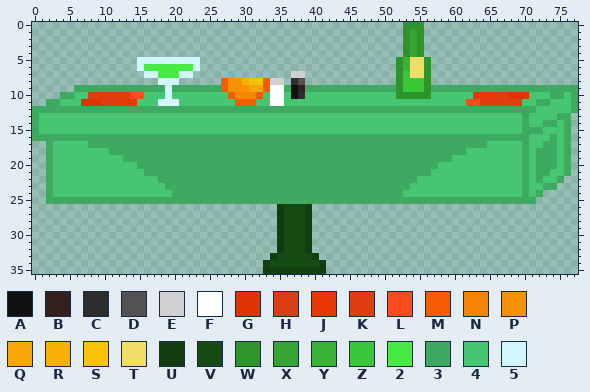
Edited in one commit: sprite sheet (src/images/table-green.png). That is the earlier state.
The file is 78x36 pixels. Colours within 5 levels of each other are drawn and written as one.
Palette (. is transparent): A #121111  B #352020  C #2e2d2d  D #535252  E #d0d0d0  F #fdffff  G #de3305  H #d93f16  J #e83808  K #e03d11  L #fb4d1f  M #f65b06  N #f68506  P #f69106  Q #f6a606  R #f6b006  S #f6c306  T #f1dc67  U #123d10  V #164b14  W #2e942c  X #36a433  Y #38b335  Z #3bc838  2 #49ea45  3 #3ea961  4 #47c671  5 #d2f6fd
The same view after the edit:
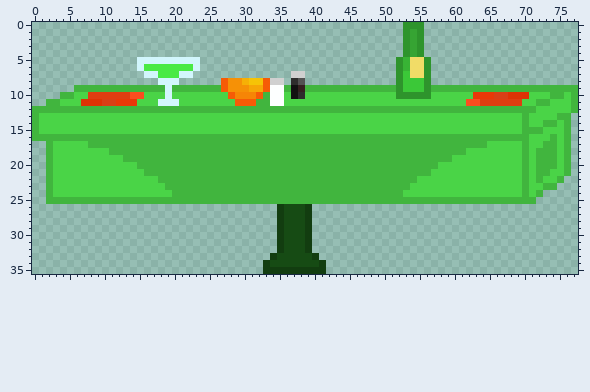
What changed:
Colour 3 changes from #3ea961 to #41b53e.
Colour 4 changes from #47c671 to #4ad447.
Colour 4 gives way to colour 3 in row 10 at x 33; in row 11 at x 32 to 33.
Boxes around the changes in both pictures, in picture pixels (x1, y1, x2, y2):
changed: (32, 85, 578, 204)
